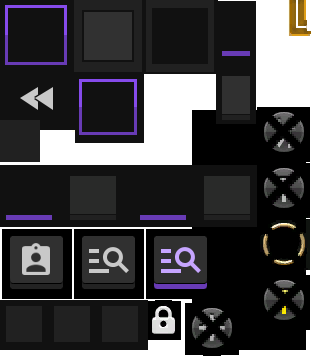
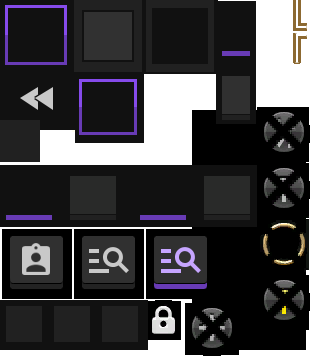
Layer changes from the first 312 x 356 image to the second:
painted on "Background" over [288, 0, 312, 330]
